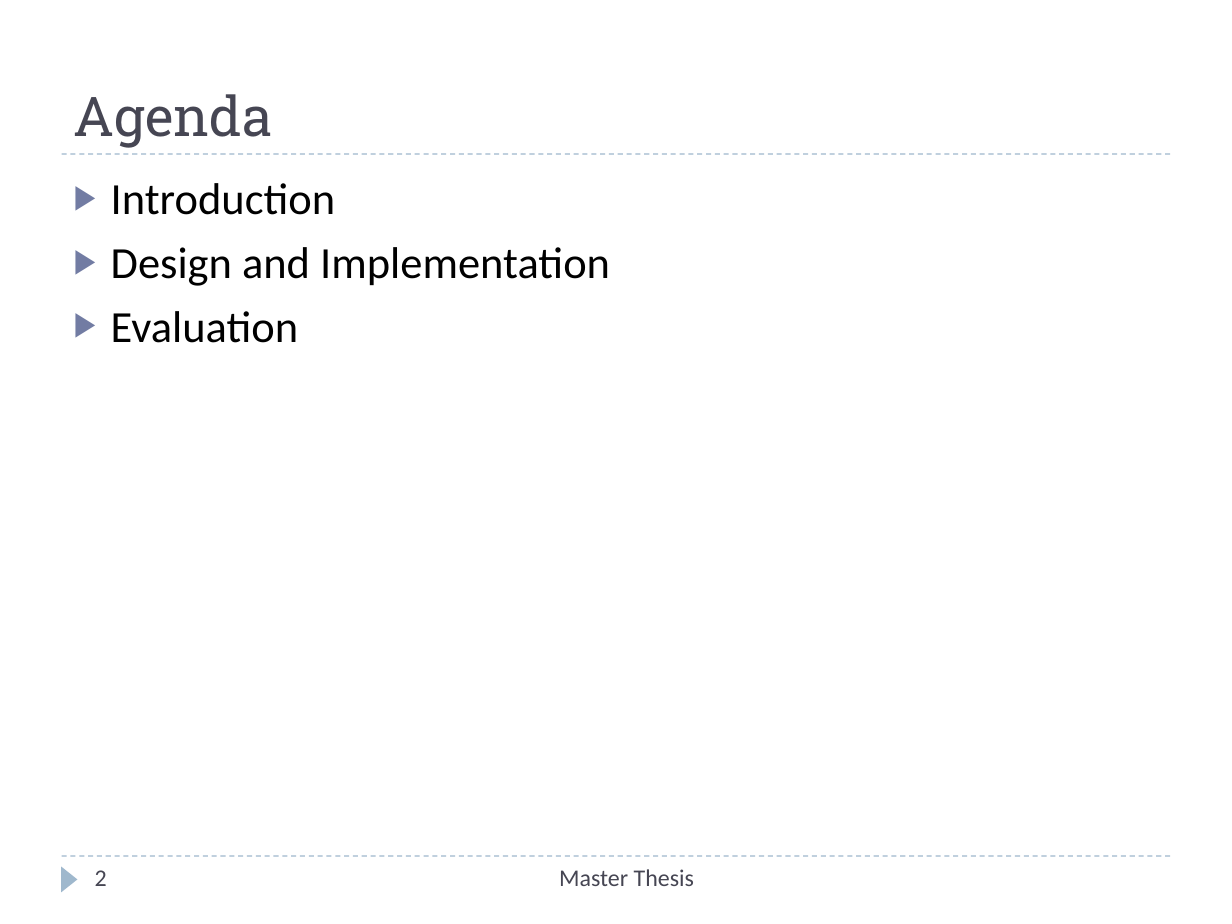
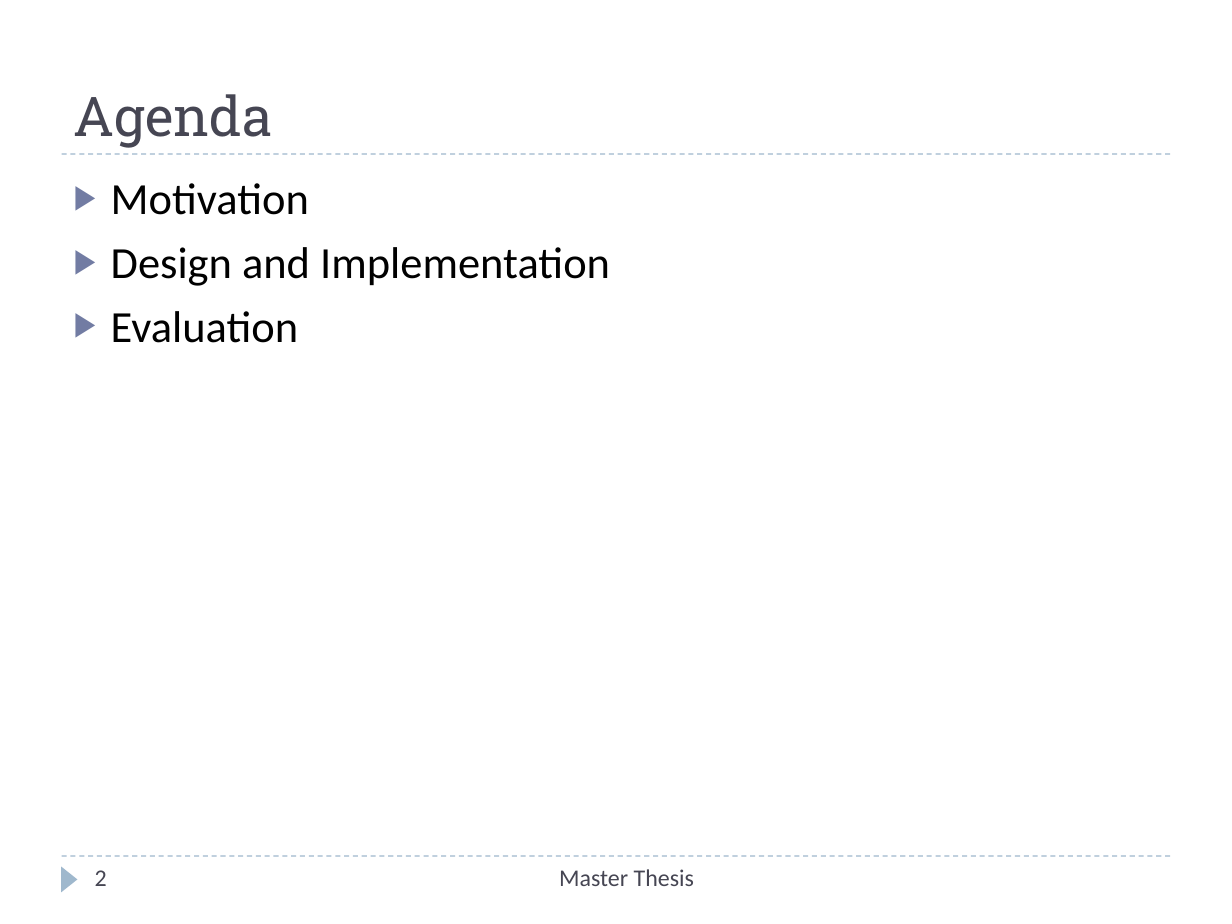
Before and after one commit to Christos-Papoulas/master_thesis, a slide deck: slide 2 of presentation/presentation.pptx. Drawn at 1232x924 pixels with LibreOffice and Linux fonts; fonts in the diff are those of the drawing. Boxes give left, top, right and bottom in pixels: in the first picture for what was removed or moved away, otherwise in the second. Text is boxed around its words. In the diff, an @@ line names an element or a change of style, - is before the commit and + after.

```diff
--- a/presentation/presentation.pptx
+++ b/presentation/presentation.pptx
@@ text at (111, 183, 309, 215): text changed @@
-▶ Introduction
+▶ Motivation
```
Also in this commit, not shown: 12 other slides changed, 2 slides added, 1 slide removed, 19 other files.
